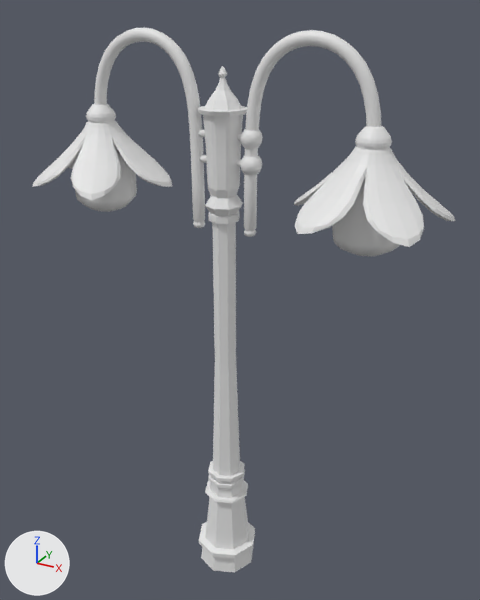
Before and after pictures for a commit that changed the glTF model assets/models/Lamp.glb.
Before and after are seen from a camera (50 mm lens) standing at (0.741, -1.234, 1.41) and looking at (0.028, 0.062, 0.762). The axes (+X, +Y, +Z) are drawn at lower left. The lights are the same throughout. Where no turn or scale is listed for an object, it has been applied to the vertices.
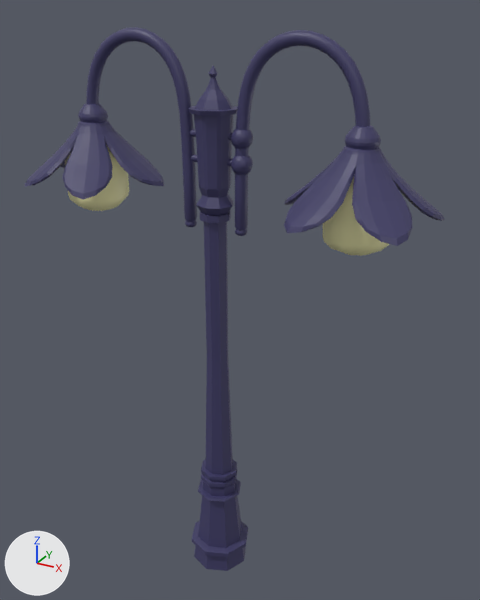
Boxes (x1, y1, x2, y2) around the edits, measured in the pictures (480 x 600 px):
'Cylinder', recoloured, moved (white to blue)
    before: (197, 66, 255, 572)
    after: (188, 66, 248, 571)
'Plane.011', recoloured, moved (white to blue)
    before: (32, 104, 455, 247)
    after: (25, 104, 445, 246)
'NurbsPath.003', recoloured, moved (grey to blue)
    before: (94, 27, 381, 237)
    after: (86, 27, 370, 236)
'bulb', added
    after: (65, 145, 390, 256)
'Sphere.004', deleted
    before: (332, 197, 399, 251)
'Sphere.007', deleted
    before: (72, 158, 137, 206)
'Sphere.001', recoloured, moved
    before: (240, 129, 263, 149)
    after: (231, 129, 253, 149)
'Sphere.002', recoloured, moved
    before: (240, 156, 262, 175)
    after: (231, 155, 253, 175)
'light1', no longer drawn
    before: (335, 243, 400, 257)
'light2', deleted
    before: (79, 199, 133, 212)
'Sphere.003', deleted
    before: (357, 177, 365, 197)

Patch to the scene script:
```diff
--- a/assets/models/Lamp.glb.py
+++ b/assets/models/Lamp.glb.py
@@ mat_material_011 @@
+mat_material_011 = principled_material('Material.011')
+mat_material_011.base_color = (0.0482, 0.0437, 0.13)  # dark blue #3e3b65
@@ mat_material_012 @@
+mat_material_012 = principled_material('Material.012')
+mat_material_012.base_color = (0.93, 0.896, 0.474)  # beige #f7f3b7
@@ me_cylinder_036 @@
 me_cylinder_036.from_pydata(...)  # 345 vertices, 686 faces; spans x -0.081..0.081, y -0.081..0.081, z -0.076..1.222
+me_cylinder_036.materials.append(mat_material_011)  # dark blue #3e3b65
@@ me_nurbspath_003 @@
 me_nurbspath_003.from_pydata(...)  # 840 vertices, 1672 faces; spans x -0.32..0.377, y -0.017..0.017, z -0.283..0.14
+me_nurbspath_003.materials.append(mat_material_011)  # dark blue #3e3b65
@@ me_sphere_001 @@
 me_sphere_001.from_pydata(...)  # 58 vertices, 112 faces; spans x -0.0243..0.0243, y -0.0243..0.0243, z -0.0243..0.0243
+me_sphere_001.materials.append(mat_material_011)  # dark blue #3e3b65
@@ me_plane_032 @@
 me_plane_032.from_pydata(...)  # 1564 vertices, 3120 faces; spans x -2.96..7.81, y -3.94..10.02, z -0.84..9.54
+me_plane_032.materials.append(mat_material_011)  # dark blue #3e3b65
@@ me_sphere_013 @@
+me_sphere_013.from_pydata(...)  # 132 vertices, 256 faces; spans x -0.736..0.074, y -0.074..0.074, z -0.048..0.115
+me_sphere_013.materials.append(mat_material_012)  # beige #f7f3b7
@@ ob_cylinder @@
 ob_cylinder = bpy.data.objects.new('Cylinder', me_cylinder_036)
-ob_cylinder.location = (0.018, 0.008, 0.08)
+ob_cylinder.location = (-0.002, 0.003, 0.08)
@@ ob_nurbspath_003 @@
 ob_nurbspath_003 = bpy.data.objects.new('NurbsPath.003', me_nurbspath_003)
-ob_nurbspath_003.location = (-0.011, 0.008, 1.232)
+ob_nurbspath_003.location = (-0.031, 0.003, 1.232)
@@ ob_sphere_001 @@
 ob_sphere_001 = bpy.data.objects.new('Sphere.001', me_sphere_001)
-ob_sphere_001.location = (0.085, 0.008, 1.161)
+ob_sphere_001.location = (0.066, 0.003, 1.161)
@@ ob_sphere_002 @@
 ob_sphere_002 = bpy.data.objects.new('Sphere.002', me_sphere_001)
-ob_sphere_002.location = (0.085, 0.008, 1.107)
+ob_sphere_002.location = (0.066, 0.003, 1.107)
@@ ob_plane_011 @@
 ob_plane_011 = bpy.data.objects.new('Plane.011', me_plane_032)
-ob_plane_011.location = (0.347, 0.008, 1.16)
+ob_plane_011.location = (0.327, 0.003, 1.16)
 ob_plane_011.rotation_euler = (-0.587, 0.0, -1.12)  # degrees (-34, 0, -64)
@@ ob_sphere_003 @@
-ob_sphere_003 = bpy.data.objects.new('Sphere.003', me_sphere_002)
-ob_sphere_003.location = (0.349, 0.008, 1.002)
@@ ob_sphere_004 @@
-ob_sphere_004 = bpy.data.objects.new('Sphere.004', me_sphere_003)
-ob_sphere_004.location = (0.349, 0.008, 1.002)
@@ ob_light1 @@
-ob_light1 = bpy.data.objects.new('light1', me_sphere_004)
-ob_light1.location = (0.349, 0.008, 1.002)
-ob_light1.scale = (0.669, 0.669, 0.425)
+ob_light1 = bpy.data.objects.new('light1', None)
+ob_light1.location = (0.006, 0.0, 0.927)
@@ ob_sphere_007 @@
-ob_sphere_007 = bpy.data.objects.new('Sphere.007', me_sphere_006)
-ob_sphere_007.location = (0.349, 0.008, 1.002)
@@ ob_light2 @@
-ob_light2 = bpy.data.objects.new('light2', me_sphere_007)
-ob_light2.location = (0.349, 0.008, 1.002)
@@ ob_bulb @@
+ob_bulb = bpy.data.objects.new('bulb', me_sphere_013)
+ob_bulb.location = (0.329, 0.003, 1.002)
```
